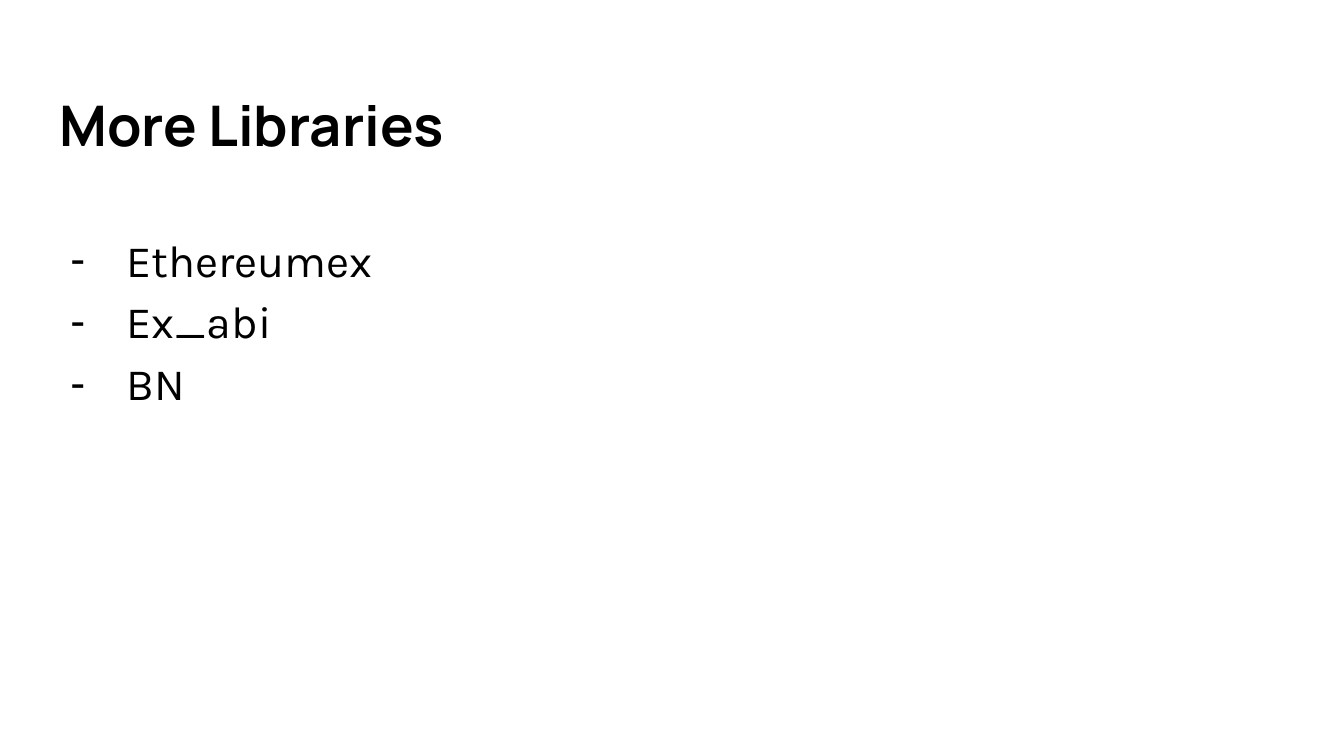
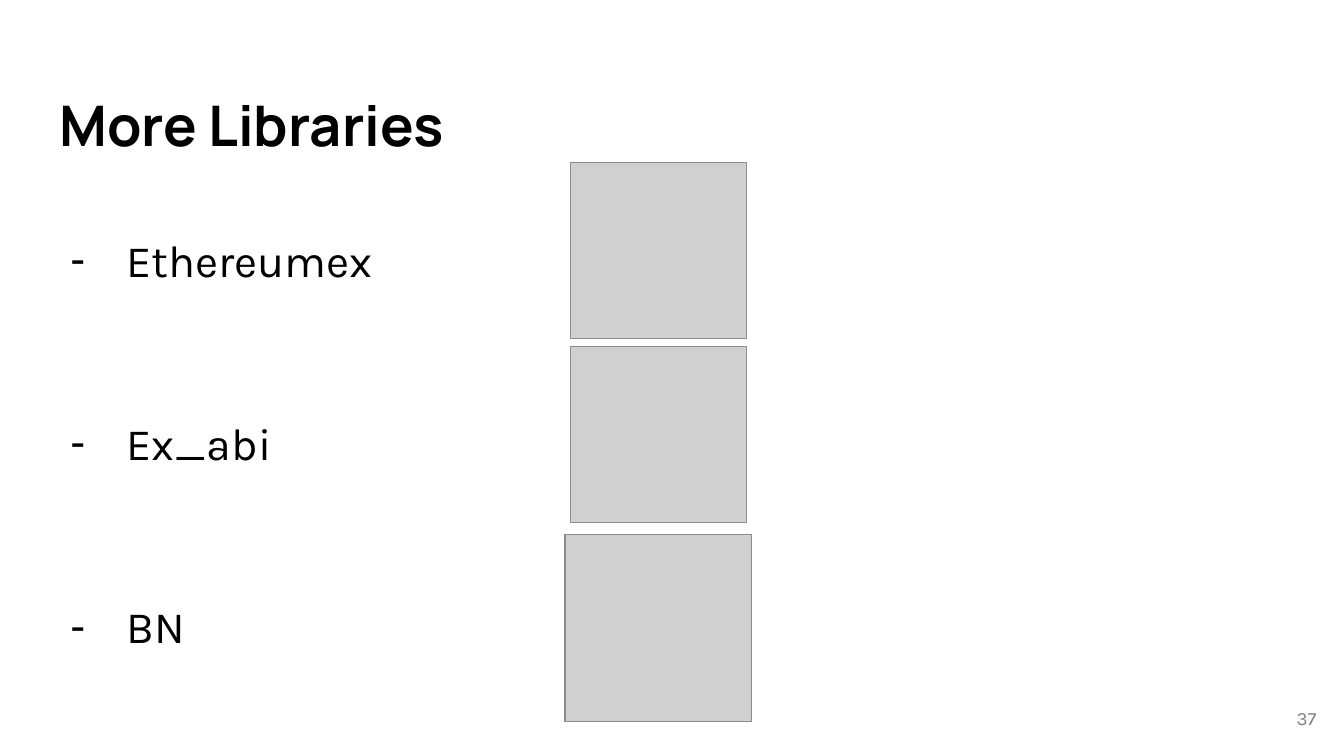
Before and after one commit to ayrat555/talks, a slide deck: slide 37 of mana/Mana.pptx (slide 36 before the commit). Drawn at 1344x756 pixels with LibreOffice and Linux fonts; fonts in the diff are those of the drawing; grey boxes stand for pictures. Boxes give left, top, right and bottom in pixels: in the first picture for what was removed or moved away, otherwise in the second. Text is boxed around its words. In the diff, an @@ line names an element or a change of style, - is before the commit and + after.

```diff
--- a/mana/Mana.pptx
+++ b/mana/Mana.pptx
@@ picture added at bbox=[570, 163, 746, 339] @@
@@ picture added at bbox=[570, 347, 746, 523] @@
@@ text at bbox=[126, 429, 271, 643]: more space between paragraphs @@
@@ picture added at bbox=[564, 535, 751, 722] @@
@@ page number added at bbox=[1297, 713, 1317, 725], 10 pt, text #7F7F7F @@
+37
```
Also in this commit, not shown: 45 other slides changed, 1 slide added, 2 other files.
